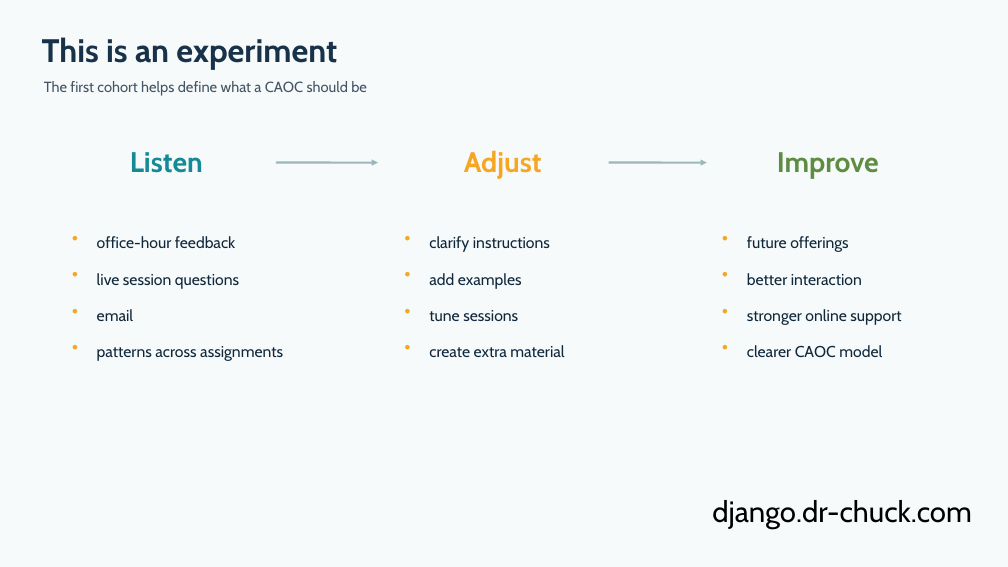
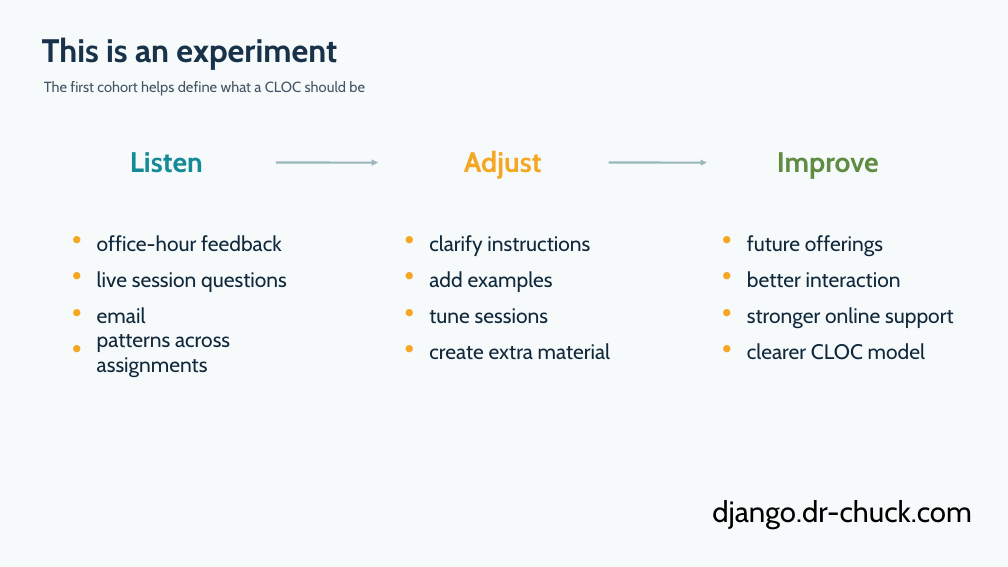
Before and after one commit to csev/dj4e, a slide deck: slide 11 of ali/Building_Web_Applications_Django_CLOC_Open_Course.pptx. Drawn at 1008x567 pixels with LibreOffice and Linux fonts; fonts in the diff are those of the drawing. Boxes give left, top, right and bottom in pixels: in the first picture for what was removed or moved away, otherwise in the second. Text is boxed around its words. In the diff, an @@ line names an element or a change of style, - is before the commit and + after.

Commit message:
Updates.

```diff
--- a/ali/Building_Web_Applications_Django_CLOC_Open_Course.pptx
+++ b/ali/Building_Web_Applications_Django_CLOC_Open_Course.pptx
@@ text at [44, 81, 365, 96]: text changed @@
-The first cohort helps define what a CAOC should be
+The first cohort helps define what a CLOC should be
@@ size 15 to 20 pt in 11 elements at [97, 235, 282, 252], [97, 271, 287, 292], [97, 307, 146, 324], [97, 334, 208, 378], [429, 235, 590, 256], [429, 271, 553, 292], [429, 308, 548, 324], [429, 343, 610, 360], [747, 235, 883, 257], [747, 271, 901, 288], [747, 307, 954, 329] @@
@@ size 20 to 32 pt in 12 elements at [72, 227, 91, 246], [72, 263, 91, 282], [72, 299, 91, 318], [72, 336, 91, 355], [405, 227, 423, 246], [405, 263, 423, 282], [405, 299, 423, 318], [405, 336, 423, 355], [722, 227, 741, 246], [722, 263, 741, 282], [722, 299, 741, 318], [722, 336, 741, 355] @@
@@ text at [747, 343, 925, 360]: text changed; size 15 to 20 pt @@
-clearer CAOC model
+clearer CLOC model
```
Also in this commit, not shown: 2 other slides changed, 1 slide added, 1 slide removed.
